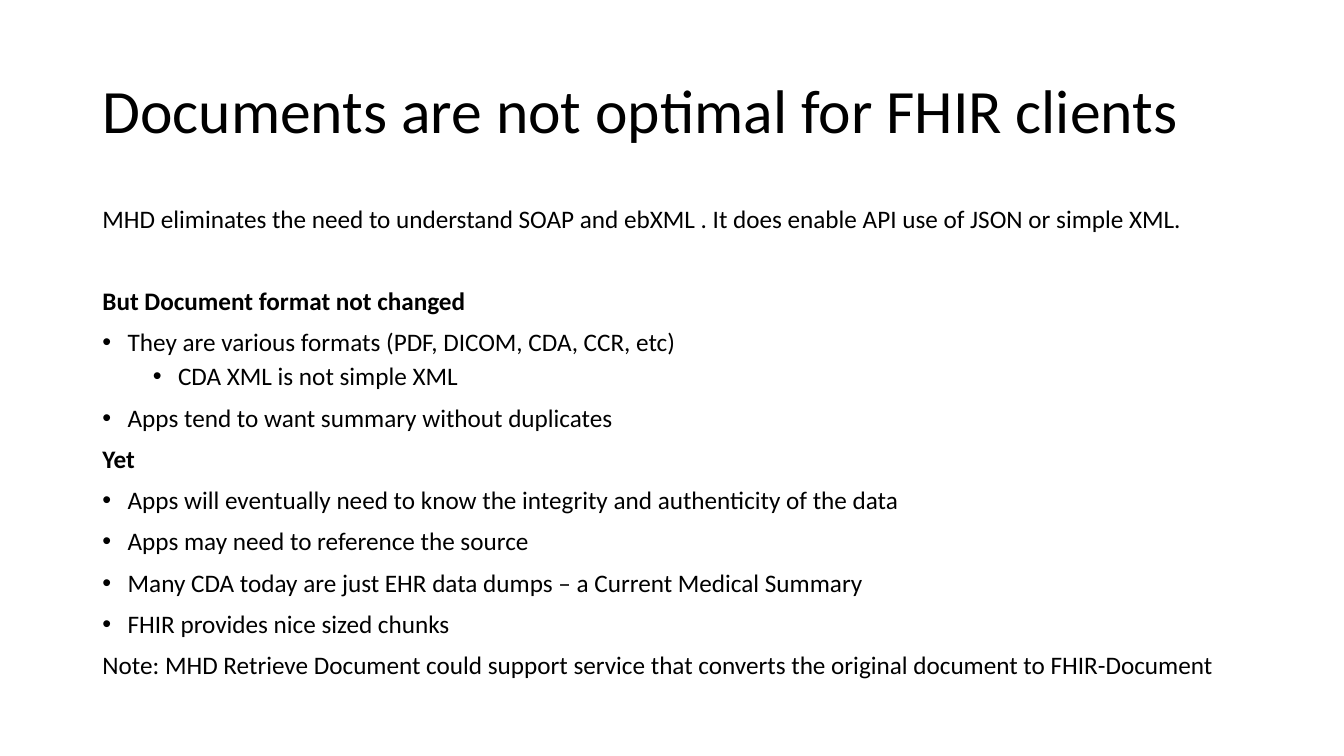
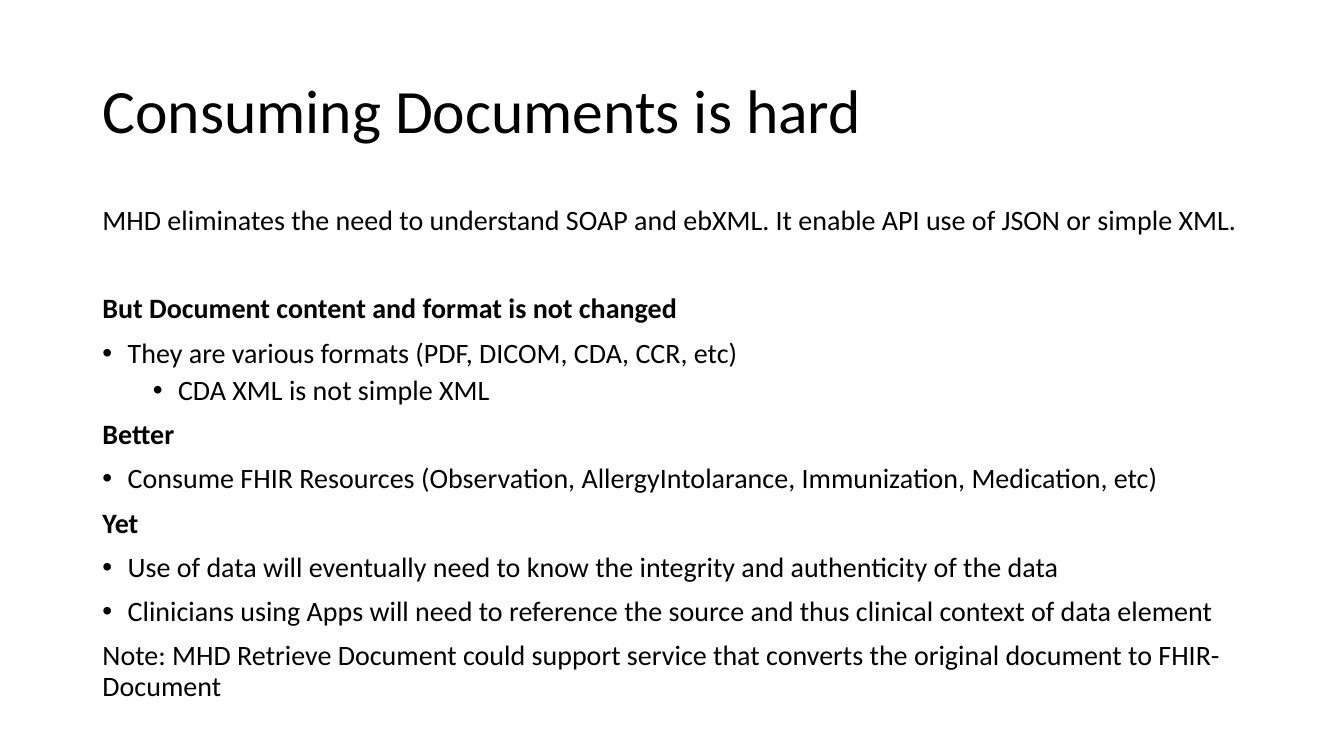
Before and after one commit to IHE/IT-Infrastructure, a slide deck: slide 23 of Presentations/XDSonFHIR-MHD+mXDE+QEDm.pptx. Drawn at 1344x756 pixels with LibreOffice and Linux fonts; fonts in the diff are those of the drawing. Boxes give left, top, right and bottom in pixels: in the first picture for what was removed or moved away, otherwise in the second. Text is boxed around its words. In the diff, an @@ line names an element or a change of style, - is before the commit and + after.

```diff
--- a/Presentations/XDSonFHIR-MHD+mXDE+QEDm.pptx
+++ b/Presentations/XDSonFHIR-MHD+mXDE+QEDm.pptx
@@ title at [102,90,861,144]: text changed @@
-Documents are not optimal for FHIR clients
+Consuming Documents is hard
@@ text at [102,210,1236,323]: text changed; size 18 to 20 pt @@
-MHD eliminates the need to understand SOAP and ebXML . It does enable API use of JSON or simple XML.
-But Document format not changed
+MHD eliminates the need to understand SOAP and ebXML. It enable API use of JSON or simple XML.
+But Document content and format is not changed
@@ text at [102,342,1219,697]: size 18 to 20 pt in "They are various formats (PDF, DICOM, CDA, ...", "CDA XML is not simple XML", "Yet", "Note: MHD Retrieve Document could support service ..." @@
@@ text at [102,425,1157,493]: text changed; size 18 to 20 pt @@
-• Apps tend to want summary without duplicates
+Better
+• Consume FHIR Resources (Observation, AllergyIntolarance, Immunization, Medication, etc)
@@ text at [128,557,1212,626]: text changed; size 18 to 20 pt @@
-• Apps will eventually need to know the integrity and authenticity of the data
-• Apps may need to reference the source
-• Many CDA today are just EHR data dumps – a Current Medical Summary
-• FHIR provides nice sized chunks
+• Use of data will eventually need to know the integrity and authenticity of the data
+• Clinicians using Apps will need to reference the source and thus clinical context of data element
```
Also in this commit, not shown: 5 other slides changed, 2 other files.
